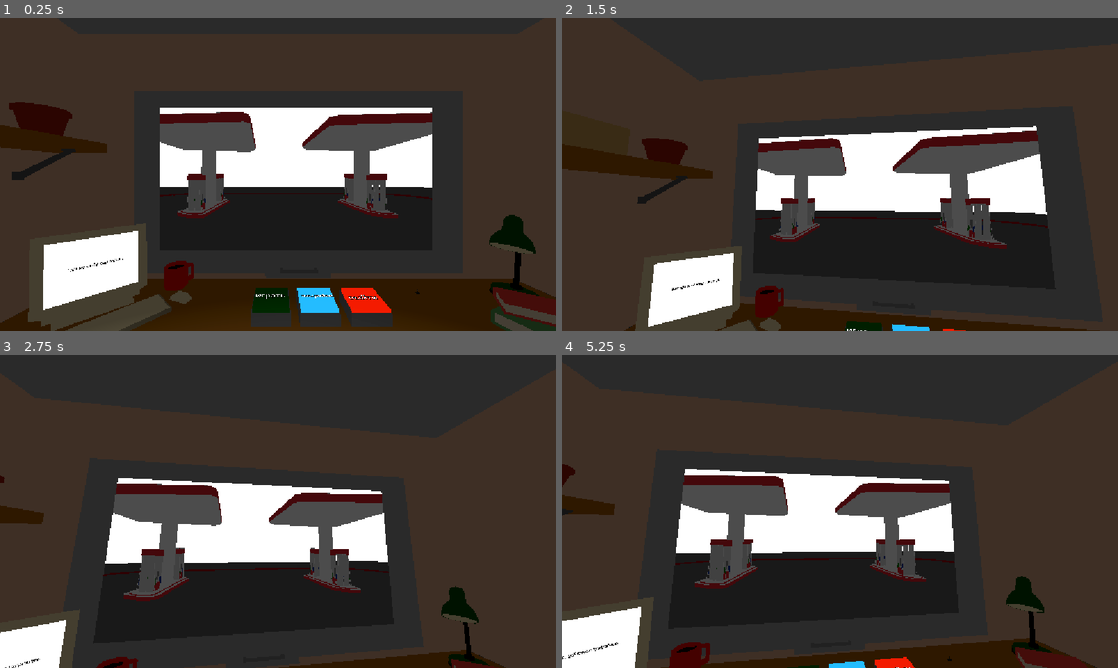
Above: before the commit, frames 1-4 (two rows, left to right).
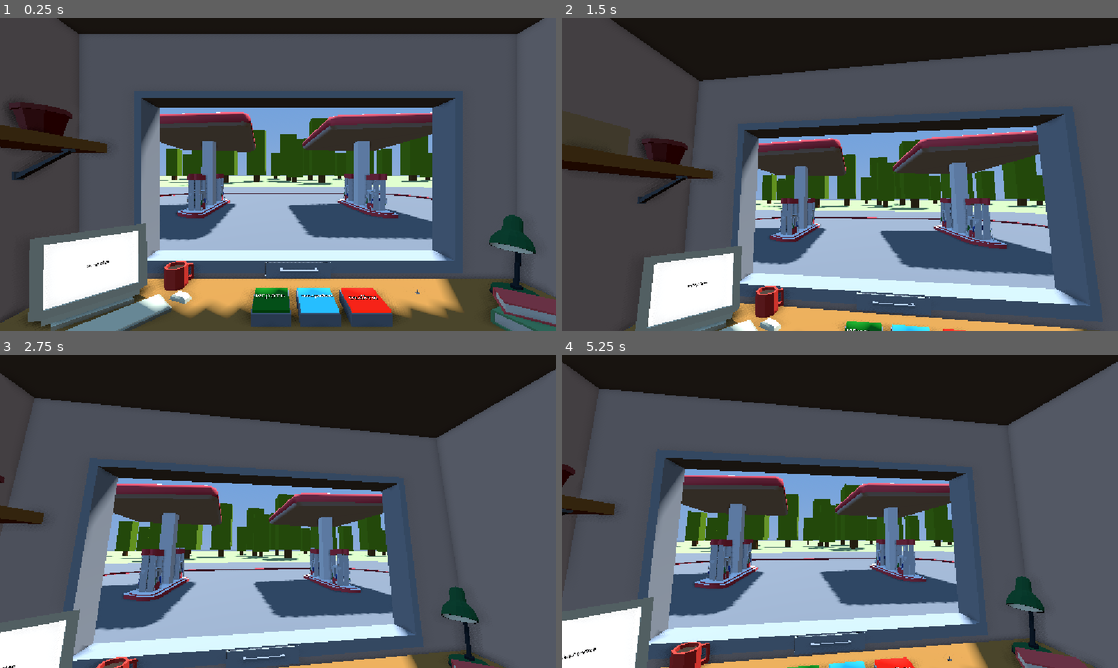
Above: after the commit, the same moments.

Repository: RolicsVin/AZS
Game: Godot game, scene res://scenes/menu.tscn
Two runs of this game, one before a commit and one after it. Both use one fixed random seed, a clock stepped at 60 frames per second and the inputs below.
Inputs (mouse positions are in pixels of both pictures, inside the frame that each line leads up to):
- Up to frame 1 (0.25 s): no input
- Up to frame 2 (1.5 s): tap Enter (ui_accept) at 0.5, 0.77 s; move the mouse to (962, 158) at 0.52 s; hold Right (ui_right) 0.53-1.28 s; click (962, 158) at 0.6 s; move the mouse to (728, 190) at 1.27 s; hold Down (ui_down) from 1.28 s (still down); click (728, 190) at 1.35 s
- Up to frame 3 (2.75 s): tap Enter (ui_accept) at 1.52 s; move the mouse to (333, 442) at 2.02 s; release Down (ui_down) at 2.03 s; hold Right (ui_right) from 2.03 s (still down); click (333, 442) at 2.1 s
- Up to frame 4 (5.25 s): move the mouse to (812, 574) at 2.77 s; release Right (ui_right) at 2.78 s; hold Up (ui_up) 2.78-3.53 s; click (812, 574) at 2.85 s; tap Enter (ui_accept) at 3.02, 3.77, 4.52 s; move the mouse to (1006, 558) at 3.52 s; hold Left (ui_left) 3.53-5.03 s; click (1006, 558) at 3.6 s; move the mouse to (673, 464) at 4.27 s; click (673, 464) at 4.35 s; move the mouse to (867, 511) at 5.02 s; hold Down (ui_down) from 5.03 s (still down); click (867, 511) at 5.1 s

The runs differ from the first frame. In frame 1, 91% of the frame differs, in the area x 0-100%, y 0-100%; in frame 2, 92%; in frame 3, 97%; in frame 4, 96%.

Commit message:
ChangedMainMenu

Diff:
--- a/scenes/game.tscn
+++ b/scenes/game.tscn
@@ -233,24 +233,24 @@
 social_networks = Array[String](["Пост: 1 Отдыхаю на пляэе", "Пост 2: На меня напали аборигены"])
 metadata/_custom_type_script = "uid://tic1p5mu7nxj"
 
+[sub_resource type="StandardMaterial3D" id="StandardMaterial3D_m4url"]
+albedo_color = Color(0.61981034, 0.68230593, 0.42204976, 1)
+
+[sub_resource type="PlaneMesh" id="PlaneMesh_hf7dp"]
+material = SubResource("StandardMaterial3D_m4url")
+
+[sub_resource type="StandardMaterial3D" id="StandardMaterial3D_8ool0"]
+albedo_color = Color(0.44235373, 0.27548793, 0.08068857, 1)
+
+[sub_resource type="BoxMesh" id="BoxMesh_7025r"]
+material = SubResource("StandardMaterial3D_8ool0")
+size = Vector3(0.41625977, 1, 0.4025879)
+
 [sub_resource type="StandardMaterial3D" id="StandardMaterial3D_05nbr"]
-albedo_color = Color(0.61981034, 0.68230593, 0.42204976, 1)
-
-[sub_resource type="PlaneMesh" id="PlaneMesh_hf7dp"]
+albedo_color = Color(0.4412696, 0.61115396, 0, 1)
+
+[sub_resource type="BoxMesh" id="BoxMesh_m4url"]
 material = SubResource("StandardMaterial3D_05nbr")
-
-[sub_resource type="StandardMaterial3D" id="StandardMaterial3D_m4url"]
-albedo_color = Color(0.44235373, 0.27548793, 0.08068857, 1)
-
-[sub_resource type="BoxMesh" id="BoxMesh_7025r"]
-material = SubResource("StandardMaterial3D_m4url")
-size = Vector3(0.41625977, 1, 0.4025879)
-
-[sub_resource type="StandardMaterial3D" id="StandardMaterial3D_8ool0"]
-albedo_color = Color(0.4412696, 0.61115396, 0, 1)
-
-[sub_resource type="BoxMesh" id="BoxMesh_m4url"]
-material = SubResource("StandardMaterial3D_8ool0")
 size = Vector3(1.4316406, 3.5540466, 1.4567871)
 
 [sub_resource type="BoxShape3D" id="BoxShape3D_w1h7m"]
@@ -773,6 +773,199 @@
 mesh = SubResource("BoxMesh_7025r")
 
 [node name="MeshInstance3D2" type="MeshInstance3D" parent="Map/Tree17" unique_id=1141855198]
+transform = Transform3D(1, 0, 0, 0, 1, 0, 0, 0, 1, 0, 2.310821, 0)
+mesh = SubResource("BoxMesh_m4url")
+
+[node name="Map2" type="Node3D" parent="." unique_id=559311945]
+
+[node name="MeshInstance3D" type="MeshInstance3D" parent="Map2" unique_id=1051711548]
+transform = Transform3D(73.015, 0, 0, 0, 73.015, 0, 0, 0, 73.015, 0, -0.020544052, -69.44011)
+mesh = SubResource("PlaneMesh_hf7dp")
+
+[node name="Tree" type="Marker3D" parent="Map2" unique_id=1402004613]
+transform = Transform3D(1.47, 0, 0, 0, 1.47, 0, 0, 0, 1.47, 2.333702, 0, -30.874002)
+
+[node name="MeshInstance3D" type="MeshInstance3D" parent="Map2/Tree" unique_id=1183165231]
+transform = Transform3D(1, 0, 0, 0, 1, 0, 0, 0, 1, 0, 0.41620737, 0)
+mesh = SubResource("BoxMesh_7025r")
+
+[node name="MeshInstance3D2" type="MeshInstance3D" parent="Map2/Tree" unique_id=293644614]
+transform = Transform3D(1, 0, 0, 0, 1, 0, 0, 0, 1, 0, 2.310821, 0)
+mesh = SubResource("BoxMesh_m4url")
+
+[node name="Tree2" type="Marker3D" parent="Map2" unique_id=636117028]
+transform = Transform3D(1.925, 0, 0, 0, 1.925, 0, 0, 0, 1.925, -6.6457024, 0, -26.921705)
+
+[node name="MeshInstance3D" type="MeshInstance3D" parent="Map2/Tree2" unique_id=1769915141]
+transform = Transform3D(1, 0, 0, 0, 1, 0, 0, 0, 1, 0, 0.41620737, 0)
+mesh = SubResource("BoxMesh_7025r")
+
+[node name="MeshInstance3D2" type="MeshInstance3D" parent="Map2/Tree2" unique_id=2057080424]
+transform = Transform3D(1, 0, 0, 0, 1, 0, 0, 0, 1, 0, 2.310821, 0)
+mesh = SubResource("BoxMesh_m4url")
+
+[node name="Tree3" type="Marker3D" parent="Map2" unique_id=1540248212]
+transform = Transform3D(1.925, 0, 0, 0, 1.925, 0, 0, 0, 1.925, -3.388011, 0, -33.59626)
+
+[node name="MeshInstance3D" type="MeshInstance3D" parent="Map2/Tree3" unique_id=1943275180]
+transform = Transform3D(1, 0, 0, 0, 1, 0, 0, 0, 1, 0, 0.41620737, 0)
+mesh = SubResource("BoxMesh_7025r")
+
+[node name="MeshInstance3D2" type="MeshInstance3D" parent="Map2/Tree3" unique_id=1651789665]
+transform = Transform3D(1, 0, 0, 0, 1, 0, 0, 0, 1, 0, 2.310821, 0)
+mesh = SubResource("BoxMesh_m4url")
+
+[node name="Tree4" type="Marker3D" parent="Map2" unique_id=2114833082]
+transform = Transform3D(1.925, 0, 0, 0, 1.925, 0, 0, 0, 1.925, 5.433936, 0, -27.129356)
+
+[node name="MeshInstance3D" type="MeshInstance3D" parent="Map2/Tree4" unique_id=937467401]
+transform = Transform3D(1, 0, 0, 0, 1, 0, 0, 0, 1, 0, 0.41620737, 0)
+mesh = SubResource("BoxMesh_7025r")
+
+[node name="MeshInstance3D2" type="MeshInstance3D" parent="Map2/Tree4" unique_id=1831590334]
+transform = Transform3D(1, 0, 0, 0, 1, 0, 0, 0, 1, 0, 2.310821, 0)
+mesh = SubResource("BoxMesh_m4url")
+
+[node name="Tree5" type="Marker3D" parent="Map2" unique_id=1491802321]
+transform = Transform3D(1.925, 0, 0, 0, 1.925, 0, 0, 0, 1.925, 12.624864, 0, -32.636436)
+
+[node name="MeshInstance3D" type="MeshInstance3D" parent="Map2/Tree5" unique_id=1717701339]
+transform = Transform3D(1, 0, 0, 0, 1, 0, 0, 0, 1, 0, 0.41620737, 0)
+mesh = SubResource("BoxMesh_7025r")
+
+[node name="MeshInstance3D2" type="MeshInstance3D" parent="Map2/Tree5" unique_id=1316614740]
+transform = Transform3D(1, 0, 0, 0, 1, 0, 0, 0, 1, 0, 2.310821, 0)
+mesh = SubResource("BoxMesh_m4url")
+
+[node name="Tree6" type="Marker3D" parent="Map2" unique_id=133078229]
+transform = Transform3D(1.925, 0, 0, 0, 1.925, 0, 0, 0, 1.925, 6.230901, 0, -40.965885)
+
+[node name="MeshInstance3D" type="MeshInstance3D" parent="Map2/Tree6" unique_id=714499455]
+transform = Transform3D(1, 0, 0, 0, 1, 0, 0, 0, 1, 0, 0.41620737, 0)
+mesh = SubResource("BoxMesh_7025r")
+
+[node name="MeshInstance3D2" type="MeshInstance3D" parent="Map2/Tree6" unique_id=943380444]
+transform = Transform3D(1, 0, 0, 0, 1, 0, 0, 0, 1, 0, 2.310821, 0)
+mesh = SubResource("BoxMesh_m4url")
+
+[node name="Tree7" type="Marker3D" parent="Map2" unique_id=491334314]
+transform = Transform3D(1.925, 0, 0, 0, 1.925, 0, 0, 0, 1.925, 1.7462454, 0, -36.63957)
+
+[node name="MeshInstance3D" type="MeshInstance3D" parent="Map2/Tree7" unique_id=21090357]
+transform = Transform3D(1, 0, 0, 0, 1, 0, 0, 0, 1, 0, 0.41620737, 0)
+mesh = SubResource("BoxMesh_7025r")
+
+[node name="MeshInstance3D2" type="MeshInstance3D" parent="Map2/Tree7" unique_id=726488348]
+transform = Transform3D(1, 0, 0, 0, 1, 0, 0, 0, 1, 0, 2.310821, 0)
+mesh = SubResource("BoxMesh_m4url")
+
+[node name="Tree8" type="Marker3D" parent="Map2" unique_id=536510024]
+transform = Transform3D(1.925, 0, 0, 0, 1.925, 0, 0, 0, 1.925, -10.54666, 0, -42.560726)
+
+[node name="MeshInstance3D" type="MeshInstance3D" parent="Map2/Tree8" unique_id=1494867064]
+transform = Transform3D(1, 0, 0, 0, 1, 0, 0, 0, 1, 0, 0.41620737, 0)
+mesh = SubResource("BoxMesh_7025r")
+
+[node name="MeshInstance3D2" type="MeshInstance3D" parent="Map2/Tree8" unique_id=734050570]
+transform = Transform3D(1, 0, 0, 0, 1, 0, 0, 0, 1, 0, 2.310821, 0)
+mesh = SubResource("BoxMesh_m4url")
+
+[node name="Tree9" type="Marker3D" parent="Map2" unique_id=898021638]
+transform = Transform3D(1.795, 0, 0, 0, 1.795, 0, 0, 0, 1.795, -11.863997, 0, -33.70378)
+
+[node name="MeshInstance3D" type="MeshInstance3D" parent="Map2/Tree9" unique_id=570666600]
+transform = Transform3D(1, 0, 0, 0, 1, 0, 0, 0, 1, 0, 0.41620737, 0)
+mesh = SubResource("BoxMesh_7025r")
+
+[node name="MeshInstance3D2" type="MeshInstance3D" parent="Map2/Tree9" unique_id=65413653]
+transform = Transform3D(1, 0, 0, 0, 1, 0, 0, 0, 1, 0, 2.310821, 0)
+mesh = SubResource("BoxMesh_m4url")
+
+[node name="Tree10" type="Marker3D" parent="Map2" unique_id=1833124188]
+transform = Transform3D(1.42, 0, 0, 0, 1.42, 0, 0, 0, 1.42, -0.54915524, 0, -47.163803)
+
+[node name="MeshInstance3D" type="MeshInstance3D" parent="Map2/Tree10" unique_id=330729788]
+transform = Transform3D(1, 0, 0, 0, 1, 0, 0, 0, 1, 0, 0.41620737, 0)
+mesh = SubResource("BoxMesh_7025r")
+
+[node name="MeshInstance3D2" type="MeshInstance3D" parent="Map2/Tree10" unique_id=338451414]
+transform = Transform3D(1, 0, 0, 0, 1, 0, 0, 0, 1, 0, 2.310821, 0)
+mesh = SubResource("BoxMesh_m4url")
+
+[node name="Tree11" type="Marker3D" parent="Map2" unique_id=230842985]
+transform = Transform3D(1.35, 0, 0, 0, 1.35, 0, 0, 0, 1.35, -19.962425, 0, -47.163803)
+
+[node name="MeshInstance3D" type="MeshInstance3D" parent="Map2/Tree11" unique_id=1660403749]
+transform = Transform3D(1, 0, 0, 0, 1, 0, 0, 0, 1, 0, 0.41620737, 0)
+mesh = SubResource("BoxMesh_7025r")
+
+[node name="MeshInstance3D2" type="MeshInstance3D" parent="Map2/Tree11" unique_id=1472714482]
+transform = Transform3D(1, 0, 0, 0, 1, 0, 0, 0, 1, 0, 2.310821, 0)
+mesh = SubResource("BoxMesh_m4url")
+
+[node name="Tree12" type="Marker3D" parent="Map2" unique_id=603364997]
+transform = Transform3D(1.465, 0, 0, 0, 1.465, 0, 0, 0, 1.465, -20.413862, 0, -41.48697)
+
+[node name="MeshInstance3D" type="MeshInstance3D" parent="Map2/Tree12" unique_id=2139074878]
+transform = Transform3D(1, 0, 0, 0, 1, 0, 0, 0, 1, 0, 0.41620737, 0)
+mesh = SubResource("BoxMesh_7025r")
+
+[node name="MeshInstance3D2" type="MeshInstance3D" parent="Map2/Tree12" unique_id=487523449]
+transform = Transform3D(1, 0, 0, 0, 1, 0, 0, 0, 1, 0, 2.310821, 0)
+mesh = SubResource("BoxMesh_m4url")
+
+[node name="Tree13" type="Marker3D" parent="Map2" unique_id=664849406]
+transform = Transform3D(1.925, 0, 0, 0, 1.925, 0, 0, 0, 1.925, 22.609468, 0, -35.573414)
+
+[node name="MeshInstance3D" type="MeshInstance3D" parent="Map2/Tree13" unique_id=699921634]
+transform = Transform3D(1, 0, 0, 0, 1, 0, 0, 0, 1, 0, 0.41620737, 0)
+mesh = SubResource("BoxMesh_7025r")
+
+[node name="MeshInstance3D2" type="MeshInstance3D" parent="Map2/Tree13" unique_id=1058996180]
+transform = Transform3D(1, 0, 0, 0, 1, 0, 0, 0, 1, 0, 2.310821, 0)
+mesh = SubResource("BoxMesh_m4url")
+
+[node name="Tree14" type="Marker3D" parent="Map2" unique_id=931503152]
+transform = Transform3D(1.54, 0, 0, 0, 1.54, 0, 0, 0, 1.54, 22.609468, 0, -44.866844)
+
+[node name="MeshInstance3D" type="MeshInstance3D" parent="Map2/Tree14" unique_id=612608909]
+transform = Transform3D(1, 0, 0, 0, 1, 0, 0, 0, 1, 0, 0.41620737, 0)
+mesh = SubResource("BoxMesh_7025r")
+
+[node name="MeshInstance3D2" type="MeshInstance3D" parent="Map2/Tree14" unique_id=410765237]
+transform = Transform3D(1, 0, 0, 0, 1, 0, 0, 0, 1, 0, 2.310821, 0)
+mesh = SubResource("BoxMesh_m4url")
+
+[node name="Tree15" type="Marker3D" parent="Map2" unique_id=1359502618]
+transform = Transform3D(1.925, 0, 0, 0, 1.925, 0, 0, 0, 1.925, 14.674574, 0, -39.908882)
+
+[node name="MeshInstance3D" type="MeshInstance3D" parent="Map2/Tree15" unique_id=1091992767]
+transform = Transform3D(1, 0, 0, 0, 1, 0, 0, 0, 1, 0, 0.41620737, 0)
+mesh = SubResource("BoxMesh_7025r")
+
+[node name="MeshInstance3D2" type="MeshInstance3D" parent="Map2/Tree15" unique_id=68918134]
+transform = Transform3D(1, 0, 0, 0, 1, 0, 0, 0, 1, 0, 2.310821, 0)
+mesh = SubResource("BoxMesh_m4url")
+
+[node name="Tree16" type="Marker3D" parent="Map2" unique_id=789180670]
+transform = Transform3D(1.23, 0, 0, 0, 1.23, 0, 0, 0, 1.23, 28.209066, 0, -39.908882)
+
+[node name="MeshInstance3D" type="MeshInstance3D" parent="Map2/Tree16" unique_id=1294572460]
+transform = Transform3D(1, 0, 0, 0, 1, 0, 0, 0, 1, 0, 0.41620737, 0)
+mesh = SubResource("BoxMesh_7025r")
+
+[node name="MeshInstance3D2" type="MeshInstance3D" parent="Map2/Tree16" unique_id=1067961966]
+transform = Transform3D(1, 0, 0, 0, 1, 0, 0, 0, 1, 0, 2.310821, 0)
+mesh = SubResource("BoxMesh_m4url")
+
+[node name="Tree17" type="Marker3D" parent="Map2" unique_id=1490318336]
+transform = Transform3D(1.495, 0, 0, 0, 1.495, 0, 0, 0, 1.495, 14.641668, 0, -49.941406)
+
+[node name="MeshInstance3D" type="MeshInstance3D" parent="Map2/Tree17" unique_id=1605871188]
+transform = Transform3D(1, 0, 0, 0, 1, 0, 0, 0, 1, 0, 0.41620737, 0)
+mesh = SubResource("BoxMesh_7025r")
+
+[node name="MeshInstance3D2" type="MeshInstance3D" parent="Map2/Tree17" unique_id=1314442141]
 transform = Transform3D(1, 0, 0, 0, 1, 0, 0, 0, 1, 0, 2.310821, 0)
 mesh = SubResource("BoxMesh_m4url")
 
--- a/scenes/menu.tscn
+++ b/scenes/menu.tscn
@@ -57,9 +57,6 @@
 emission_enabled = true
 emission = Color(0.94870466, 0.1259211, 0, 1)
 
-[sub_resource type="Environment" id="Environment_g4v7s"]
-glow_enabled = true
-
 [sub_resource type="LabelSettings" id="LabelSettings_g4v7s"]
 font_size = 29
 
@@ -69,6 +66,43 @@
 [sub_resource type="ShaderMaterial" id="ShaderMaterial_4ytvr"]
 shader = ExtResource("4_mhnvy")
 shader_parameter/lod = 2.0
+
+[sub_resource type="StandardMaterial3D" id="StandardMaterial3D_05nbr"]
+albedo_color = Color(0.61981034, 0.68230593, 0.42204976, 1)
+
+[sub_resource type="PlaneMesh" id="PlaneMesh_a04p5"]
+material = SubResource("StandardMaterial3D_05nbr")
+
+[sub_resource type="StandardMaterial3D" id="StandardMaterial3D_m4url"]
+albedo_color = Color(0.44235373, 0.27548793, 0.08068857, 1)
+
+[sub_resource type="BoxMesh" id="BoxMesh_b5gwo"]
+material = SubResource("StandardMaterial3D_m4url")
+size = Vector3(0.41625977, 1, 0.4025879)
+
+[sub_resource type="StandardMaterial3D" id="StandardMaterial3D_8ool0"]
+albedo_color = Color(0.4412696, 0.61115396, 0, 1)
+
+[sub_resource type="BoxMesh" id="BoxMesh_0ndyk"]
+material = SubResource("StandardMaterial3D_8ool0")
+size = Vector3(1.4316406, 3.5540466, 1.4567871)
+
+[sub_resource type="ProceduralSkyMaterial" id="ProceduralSkyMaterial_0qewb"]
+sky_top_color = Color(0.4296553, 0.6243575, 0.8699786, 1)
+sky_horizon_color = Color(0.5509047, 0.68050736, 0.85318047, 1)
+ground_horizon_color = Color(0.54901963, 0.68235296, 0.85490197, 1)
+
+[sub_resource type="Sky" id="Sky_yqjtg"]
+sky_material = SubResource("ProceduralSkyMaterial_0qewb")
+
+[sub_resource type="Environment" id="Environment_mhjd8"]
+background_mode = 2
+sky = SubResource("Sky_yqjtg")
+ssao_enabled = true
+ssil_enabled = true
+sdfgi_enabled = true
+glow_enabled = true
+adjustment_enabled = true
 
 [node name="Menu" type="Node3D" unique_id=923132435]
 
@@ -154,12 +188,6 @@
 [node name="CSGBox3D" type="CSGBox3D" parent="bg" unique_id=818018000]
 transform = Transform3D(1, 0, 0, 0, 1, 0, 0, 0, 1, 0.022155762, -0.42626953, -0.74975586)
 size = Vector3(1.3626709, 0.14746094, 2.4995117)
-
-[node name="SpotLight3D" type="SpotLight3D" parent="bg" unique_id=1183551610]
-transform = Transform3D(1, 0, 0, 0, -4.371139e-08, 1, 0, -1, -4.371139e-08, 0, 2, -0.8776808)
-
-[node name="WorldEnvironment" type="WorldEnvironment" parent="bg" unique_id=1321044799]
-environment = SubResource("Environment_g4v7s")
 
 [node name="UI" type="Control" parent="." unique_id=1415142118]
 layout_mode = 3
@@ -353,7 +381,7 @@
 [node name="Label3D" type="Label3D" parent="AZSModel" unique_id=405689709]
 transform = Transform3D(-0.72537446, 0, -0.6883545, 0, 1, 0, 0.6883545, 0, -0.72537446, 3.5564072, 2.9454715, -21.78095)
 pixel_size = 0.0013
-text = "Почитать об этом человеке"
+text = "Настройки"
 font_size = 40
 
 [node name="Camera3D" type="Camera3D" parent="." unique_id=727671551 node_paths=PackedStringArray("rotation_point", "position_point")]
@@ -370,6 +398,215 @@
 [node name="HoldPoint2" type="Node3D" parent="CameraHoldPoints" unique_id=444900456]
 transform = Transform3D(1, 0, 0, 0, -4.371139e-08, 1, 0, -1, -4.371139e-08, -0.03702569, 0.99140334, -2.2254038)
 
+[node name="Map" type="Node3D" parent="." unique_id=1648251699]
+
+[node name="MeshInstance3D" type="MeshInstance3D" parent="Map" unique_id=1408623451]
+transform = Transform3D(73.015, 0, 0, 0, 73.015, 0, 0, 0, 73.015, 0, -0.020544052, -69.44011)
+mesh = SubResource("PlaneMesh_a04p5")
+
+[node name="Tree" type="Marker3D" parent="Map" unique_id=1238147157]
+transform = Transform3D(1.47, 0, 0, 0, 1.47, 0, 0, 0, 1.47, 2.333702, 0, -30.874002)
+
+[node name="MeshInstance3D" type="MeshInstance3D" parent="Map/Tree" unique_id=2006999913]
+transform = Transform3D(1, 0, 0, 0, 1, 0, 0, 0, 1, 0, 0.41620737, 0)
+mesh = SubResource("BoxMesh_b5gwo")
+
+[node name="MeshInstance3D2" type="MeshInstance3D" parent="Map/Tree" unique_id=1091068387]
+transform = Transform3D(1, 0, 0, 0, 1, 0, 0, 0, 1, 0, 2.310821, 0)
+mesh = SubResource("BoxMesh_0ndyk")
+
+[node name="Tree2" type="Marker3D" parent="Map" unique_id=105509646]
+transform = Transform3D(1.925, 0, 0, 0, 1.925, 0, 0, 0, 1.925, -6.6457024, 0, -26.921705)
+
+[node name="MeshInstance3D" type="MeshInstance3D" parent="Map/Tree2" unique_id=528843902]
+transform = Transform3D(1, 0, 0, 0, 1, 0, 0, 0, 1, 0, 0.41620737, 0)
+mesh = SubResource("BoxMesh_b5gwo")
+
+[node name="MeshInstance3D2" type="MeshInstance3D" parent="Map/Tree2" unique_id=485817778]
+transform = Transform3D(1, 0, 0, 0, 1, 0, 0, 0, 1, 0, 2.310821, 0)
+mesh = SubResource("BoxMesh_0ndyk")
+
+[node name="Tree3" type="Marker3D" parent="Map" unique_id=2071095628]
+transform = Transform3D(1.925, 0, 0, 0, 1.925, 0, 0, 0, 1.925, -3.388011, 0, -33.59626)
+
+[node name="MeshInstance3D" type="MeshInstance3D" parent="Map/Tree3" unique_id=1602148575]
+transform = Transform3D(1, 0, 0, 0, 1, 0, 0, 0, 1, 0, 0.41620737, 0)
+mesh = SubResource("BoxMesh_b5gwo")
+
+[node name="MeshInstance3D2" type="MeshInstance3D" parent="Map/Tree3" unique_id=1607491083]
+transform = Transform3D(1, 0, 0, 0, 1, 0, 0, 0, 1, 0, 2.310821, 0)
+mesh = SubResource("BoxMesh_0ndyk")
+
+[node name="Tree4" type="Marker3D" parent="Map" unique_id=1250554167]
+transform = Transform3D(1.925, 0, 0, 0, 1.925, 0, 0, 0, 1.925, 5.433936, 0, -27.129356)
+
+[node name="MeshInstance3D" type="MeshInstance3D" parent="Map/Tree4" unique_id=1882475883]
+transform = Transform3D(1, 0, 0, 0, 1, 0, 0, 0, 1, 0, 0.41620737, 0)
+mesh = SubResource("BoxMesh_b5gwo")
+
+[node name="MeshInstance3D2" type="MeshInstance3D" parent="Map/Tree4" unique_id=1628700194]
+transform = Transform3D(1, 0, 0, 0, 1, 0, 0, 0, 1, 0, 2.310821, 0)
+mesh = SubResource("BoxMesh_0ndyk")
+
+[node name="Tree5" type="Marker3D" parent="Map" unique_id=346657402]
+transform = Transform3D(1.925, 0, 0, 0, 1.925, 0, 0, 0, 1.925, 12.624864, 0, -32.636436)
+
+[node name="MeshInstance3D" type="MeshInstance3D" parent="Map/Tree5" unique_id=716957234]
+transform = Transform3D(1, 0, 0, 0, 1, 0, 0, 0, 1, 0, 0.41620737, 0)
+mesh = SubResource("BoxMesh_b5gwo")
+
+[node name="MeshInstance3D2" type="MeshInstance3D" parent="Map/Tree5" unique_id=1436755737]
+transform = Transform3D(1, 0, 0, 0, 1, 0, 0, 0, 1, 0, 2.310821, 0)
+mesh = SubResource("BoxMesh_0ndyk")
+
+[node name="Tree6" type="Marker3D" parent="Map" unique_id=600119448]
+transform = Transform3D(1.925, 0, 0, 0, 1.925, 0, 0, 0, 1.925, 6.230901, 0, -40.965885)
+
+[node name="MeshInstance3D" type="MeshInstance3D" parent="Map/Tree6" unique_id=169262005]
+transform = Transform3D(1, 0, 0, 0, 1, 0, 0, 0, 1, 0, 0.41620737, 0)
+mesh = SubResource("BoxMesh_b5gwo")
+
+[node name="MeshInstance3D2" type="MeshInstance3D" parent="Map/Tree6" unique_id=2043057281]
+transform = Transform3D(1, 0, 0, 0, 1, 0, 0, 0, 1, 0, 2.310821, 0)
+mesh = SubResource("BoxMesh_0ndyk")
+
+[node name="Tree7" type="Marker3D" parent="Map" unique_id=575561922]
+transform = Transform3D(1.925, 0, 0, 0, 1.925, 0, 0, 0, 1.925, 1.7462454, 0, -36.63957)
+
+[node name="MeshInstance3D" type="MeshInstance3D" parent="Map/Tree7" unique_id=200770532]
+transform = Transform3D(1, 0, 0, 0, 1, 0, 0, 0, 1, 0, 0.41620737, 0)
+mesh = SubResource("BoxMesh_b5gwo")
+
+[node name="MeshInstance3D2" type="MeshInstance3D" parent="Map/Tree7" unique_id=792635165]
+transform = Transform3D(1, 0, 0, 0, 1, 0, 0, 0, 1, 0, 2.310821, 0)
+mesh = SubResource("BoxMesh_0ndyk")
+
+[node name="Tree8" type="Marker3D" parent="Map" unique_id=485926872]
+transform = Transform3D(1.925, 0, 0, 0, 1.925, 0, 0, 0, 1.925, -10.54666, 0, -42.560726)
+
+[node name="MeshInstance3D" type="MeshInstance3D" parent="Map/Tree8" unique_id=242853869]
+transform = Transform3D(1, 0, 0, 0, 1, 0, 0, 0, 1, 0, 0.41620737, 0)
+mesh = SubResource("BoxMesh_b5gwo")
+
+[node name="MeshInstance3D2" type="MeshInstance3D" parent="Map/Tree8" unique_id=2096195616]
+transform = Transform3D(1, 0, 0, 0, 1, 0, 0, 0, 1, 0, 2.310821, 0)
+mesh = SubResource("BoxMesh_0ndyk")
+
+[node name="Tree9" type="Marker3D" parent="Map" unique_id=1265078400]
+transform = Transform3D(1.795, 0, 0, 0, 1.795, 0, 0, 0, 1.795, -11.863997, 0, -33.70378)
+
+[node name="MeshInstance3D" type="MeshInstance3D" parent="Map/Tree9" unique_id=1550417363]
+transform = Transform3D(1, 0, 0, 0, 1, 0, 0, 0, 1, 0, 0.41620737, 0)
+mesh = SubResource("BoxMesh_b5gwo")
+
+[node name="MeshInstance3D2" type="MeshInstance3D" parent="Map/Tree9" unique_id=827915993]
+transform = Transform3D(1, 0, 0, 0, 1, 0, 0, 0, 1, 0, 2.310821, 0)
+mesh = SubResource("BoxMesh_0ndyk")
+
+[node name="Tree10" type="Marker3D" parent="Map" unique_id=2075671985]
+transform = Transform3D(1.42, 0, 0, 0, 1.42, 0, 0, 0, 1.42, -0.54915524, 0, -47.163803)
+
+[node name="MeshInstance3D" type="MeshInstance3D" parent="Map/Tree10" unique_id=1460832768]
+transform = Transform3D(1, 0, 0, 0, 1, 0, 0, 0, 1, 0, 0.41620737, 0)
+mesh = SubResource("BoxMesh_b5gwo")
+
+[node name="MeshInstance3D2" type="MeshInstance3D" parent="Map/Tree10" unique_id=203208032]
+transform = Transform3D(1, 0, 0, 0, 1, 0, 0, 0, 1, 0, 2.310821, 0)
+mesh = SubResource("BoxMesh_0ndyk")
+
+[node name="Tree11" type="Marker3D" parent="Map" unique_id=1196780616]
+transform = Transform3D(1.35, 0, 0, 0, 1.35, 0, 0, 0, 1.35, -19.962425, 0, -47.163803)
+
+[node name="MeshInstance3D" type="MeshInstance3D" parent="Map/Tree11" unique_id=64444730]
+transform = Transform3D(1, 0, 0, 0, 1, 0, 0, 0, 1, 0, 0.41620737, 0)
+mesh = SubResource("BoxMesh_b5gwo")
+
+[node name="MeshInstance3D2" type="MeshInstance3D" parent="Map/Tree11" unique_id=1822884119]
+transform = Transform3D(1, 0, 0, 0, 1, 0, 0, 0, 1, 0, 2.310821, 0)
+mesh = SubResource("BoxMesh_0ndyk")
+
+[node name="Tree12" type="Marker3D" parent="Map" unique_id=1451753529]
+transform = Transform3D(1.465, 0, 0, 0, 1.465, 0, 0, 0, 1.465, -20.413862, 0, -41.48697)
+
+[node name="MeshInstance3D" type="MeshInstance3D" parent="Map/Tree12" unique_id=516916251]
+transform = Transform3D(1, 0, 0, 0, 1, 0, 0, 0, 1, 0, 0.41620737, 0)
+mesh = SubResource("BoxMesh_b5gwo")
+
+[node name="MeshInstance3D2" type="MeshInstance3D" parent="Map/Tree12" unique_id=131246968]
+transform = Transform3D(1, 0, 0, 0, 1, 0, 0, 0, 1, 0, 2.310821, 0)
+mesh = SubResource("BoxMesh_0ndyk")
+
+[node name="Tree13" type="Marker3D" parent="Map" unique_id=106132474]
+transform = Transform3D(1.925, 0, 0, 0, 1.925, 0, 0, 0, 1.925, 22.609468, 0, -35.573414)
+
+[node name="MeshInstance3D" type="MeshInstance3D" parent="Map/Tree13" unique_id=1841597752]
+transform = Transform3D(1, 0, 0, 0, 1, 0, 0, 0, 1, 0, 0.41620737, 0)
+mesh = SubResource("BoxMesh_b5gwo")
+
+[node name="MeshInstance3D2" type="MeshInstance3D" parent="Map/Tree13" unique_id=1963915008]
+transform = Transform3D(1, 0, 0, 0, 1, 0, 0, 0, 1, 0, 2.310821, 0)
+mesh = SubResource("BoxMesh_0ndyk")
+
+[node name="Tree14" type="Marker3D" parent="Map" unique_id=990960312]
+transform = Transform3D(1.54, 0, 0, 0, 1.54, 0, 0, 0, 1.54, 22.609468, 0, -44.866844)
+
+[node name="MeshInstance3D" type="MeshInstance3D" parent="Map/Tree14" unique_id=1470629690]
+transform = Transform3D(1, 0, 0, 0, 1, 0, 0, 0, 1, 0, 0.41620737, 0)
+mesh = SubResource("BoxMesh_b5gwo")
+
+[node name="MeshInstance3D2" type="MeshInstance3D" parent="Map/Tree14" unique_id=964248725]
+transform = Transform3D(1, 0, 0, 0, 1, 0, 0, 0, 1, 0, 2.310821, 0)
+mesh = SubResource("BoxMesh_0ndyk")
+
+[node name="Tree15" type="Marker3D" parent="Map" unique_id=1962409332]
+transform = Transform3D(1.925, 0, 0, 0, 1.925, 0, 0, 0, 1.925, 14.674574, 0, -39.908882)
+
+[node name="MeshInstance3D" type="MeshInstance3D" parent="Map/Tree15" unique_id=853704021]
+transform = Transform3D(1, 0, 0, 0, 1, 0, 0, 0, 1, 0, 0.41620737, 0)
+mesh = SubResource("BoxMesh_b5gwo")
+
+[node name="MeshInstance3D2" type="MeshInstance3D" parent="Map/Tree15" unique_id=1237920162]
+transform = Transform3D(1, 0, 0, 0, 1, 0, 0, 0, 1, 0, 2.310821, 0)
+mesh = SubResource("BoxMesh_0ndyk")
+
+[node name="Tree16" type="Marker3D" parent="Map" unique_id=1357081355]
+transform = Transform3D(1.23, 0, 0, 0, 1.23, 0, 0, 0, 1.23, 28.209066, 0, -39.908882)
+
+[node name="MeshInstance3D" type="MeshInstance3D" parent="Map/Tree16" unique_id=1676287886]
+transform = Transform3D(1, 0, 0, 0, 1, 0, 0, 0, 1, 0, 0.41620737, 0)
+mesh = SubResource("BoxMesh_b5gwo")
+
+[node name="MeshInstance3D2" type="MeshInstance3D" parent="Map/Tree16" unique_id=1072463748]
+transform = Transform3D(1, 0, 0, 0, 1, 0, 0, 0, 1, 0, 2.310821, 0)
+mesh = SubResource("BoxMesh_0ndyk")
+
+[node name="Tree17" type="Marker3D" parent="Map" unique_id=7429765]
+transform = Transform3D(1.495, 0, 0, 0, 1.495, 0, 0, 0, 1.495, 14.641668, 0, -49.941406)
+
+[node name="MeshInstance3D" type="MeshInstance3D" parent="Map/Tree17" unique_id=374190376]
+transform = Transform3D(1, 0, 0, 0, 1, 0, 0, 0, 1, 0, 0.41620737, 0)
+mesh = SubResource("BoxMesh_b5gwo")
+
+[node name="MeshInstance3D2" type="MeshInstance3D" parent="Map/Tree17" unique_id=842676973]
+transform = Transform3D(1, 0, 0, 0, 1, 0, 0, 0, 1, 0, 2.310821, 0)
+mesh = SubResource("BoxMesh_0ndyk")
+
+[node name="Light" type="Node3D" parent="." unique_id=1661165494]
+
+[node name="WorldEnvironment" type="WorldEnvironment" parent="Light" unique_id=200992921]
+environment = SubResource("Environment_mhjd8")
+
+[node name="DirectionalLight3D" type="DirectionalLight3D" parent="Light" unique_id=352454370]
+transform = Transform3D(-0.8660254, -0.43301278, 0.25, 0, 0.49999997, 0.86602545, -0.50000006, 0.75, -0.43301266, 0, 0, 0)
+shadow_enabled = true
+shadow_bias = 0.02
+
+[node name="SpotLight3D" type="SpotLight3D" parent="Light" unique_id=1769134746]
+transform = Transform3D(1, 0, 0, 0, -4.371139e-08, 1, 0, -1, -4.371139e-08, 0, 1.7640347, -2.2866378)
+visible = false
+light_color = Color(0.9077261, 0.72885305, 0.55710304, 1)
+shadow_enabled = true
+
 [connection signal="pressed" from="Buttons/Play" to="Buttons" method="play"]
 [connection signal="pressed" from="Buttons/Play2" to="Buttons" method="settings"]
 [connection signal="pressed" from="Buttons/Play3" to="Buttons" method="quit"]
